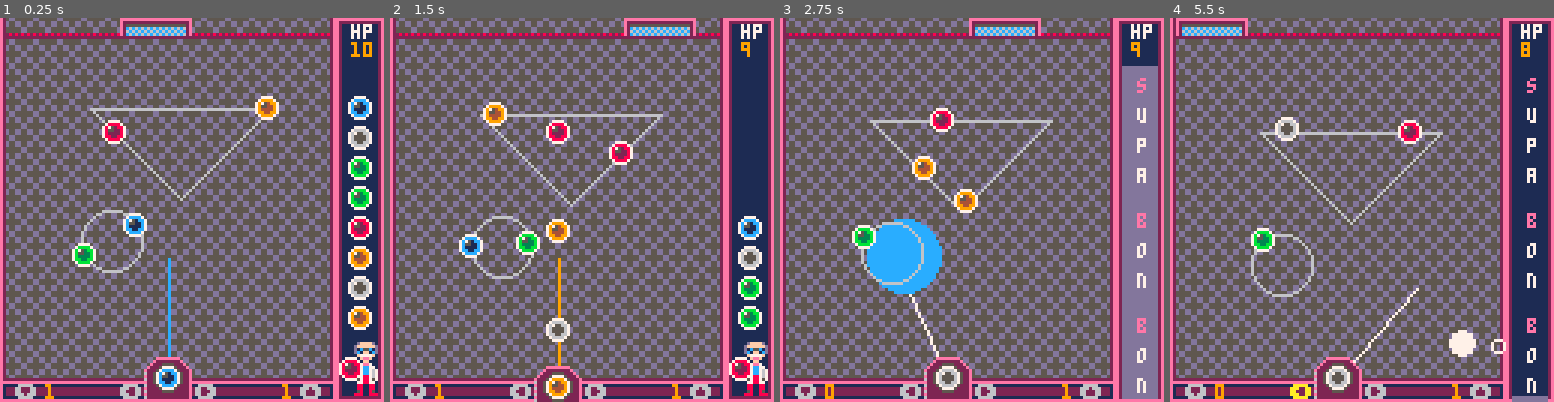
Above: before the commit, frames 1-4 (left to right).
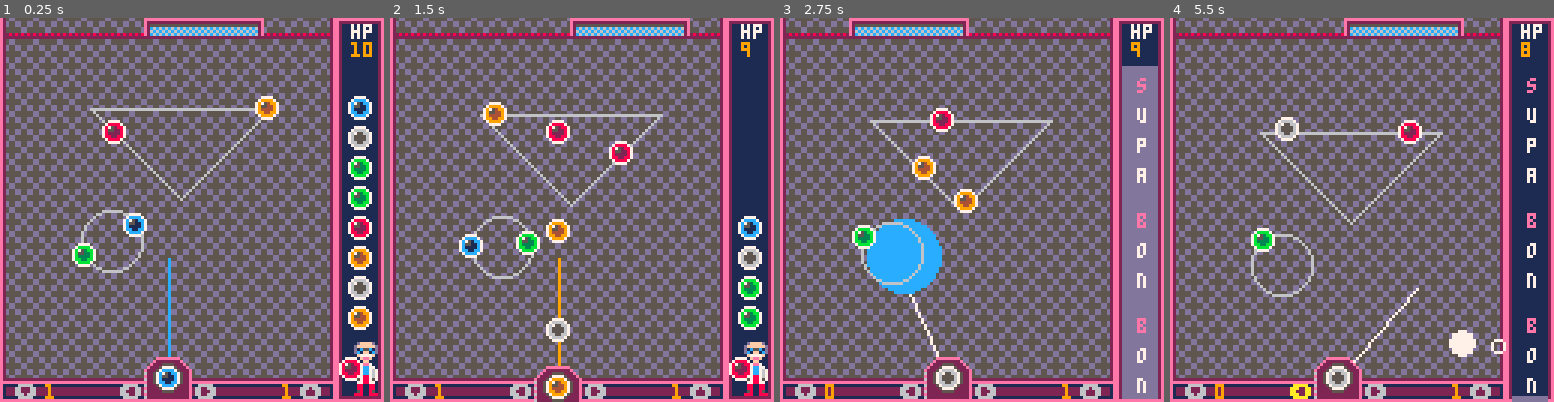
Above: after the commit, the same moments.

Repository: adamwoolridge/pico8
Game: PICO-8 cartridge bonbonshoot.p8
The game is run twice, just before and just after one commit, with the same random seed, the same clock (stepped at 60 frames per second) and the same inputs.
Inputs:
- Up to frame 1 (0.25 s): no input
- Up to frame 2 (1.5 s): tap O (Z key) at 0.33, 0.7, 1.43 s; tap X (X key) at 1.07 s
- Up to frame 3 (2.75 s): hold Left 1.97-2.37 s; tap X (X key) at 2.07, 2.4, 2.73 s; tap O (Z key) at 2.22 s; hold Down from 2.42 s (still down)
- Up to frame 4 (5.5 s): release Down at 2.82 s; hold Right 2.87-3.53 s; tap X (X key) every 0.33 s from 3.07 to 5.4 s; tap O (Z key) at 3.1, 3.98, 4.87 s; hold Right 4.13-4.53 s; hold Down 4.58-5.08 s; hold Left from 5.13 s (still down)

The runs differ from the first frame. In frame 1, 1.2% of the frame differs, in the area x 31-69%, y 0-5%; in frame 2, 0.8%; in frame 3, 2.2%, in the area x 17-68%, y 0-5%; in frame 4, 2.2%.

Commit message:
[Bonbon] Made net larger

Diff:
--- a/bonbonshoot.p8
+++ b/bonbonshoot.p8
@@ -299,7 +299,7 @@
 function updatenet()
 	net.x += net.direction * net.speed
 
-	if (net.x+8 > playarea.maxx) then
+	if (net.x+32 > playarea.maxx) then
 		net.direction = -1
 	elseif (net.x < playarea.minx) then
 		net.direction = 1
@@ -382,9 +382,11 @@
 	currentball.x = pivot.x-4
 	currentball.y = pivot.y-4+recoil.frame
 
-	spr(61, net.x-8, net.y)
-	spr(62, net.x, net.y)
-	spr(63, net.x+8, net.y)
+	spr(61, net.x, net.y)
+	spr(62, net.x+8, net.y)
+	spr(62, net.x+16, net.y)
+	spr(62, net.x+24, net.y)
+	spr(63, net.x+32, net.y)
 
 	if (screenflash.life > 0) then
 		rectfill(0, 0, 128, 128, 8)
@@ -586,7 +588,7 @@
 			end
 		else
 			if (ball.y < playarea.miny) then
-				if (ball.supabonbon or (ball.x > net.x-16 and ball.x + 8 < net.x + 24)) then
+				if (ball.supabonbon or (ball.x >= net.x and ball.x + 8 <= net.x + 40)) then
 					flashsave(ball.x-4, 0)
 				else
 					flashscreen()
